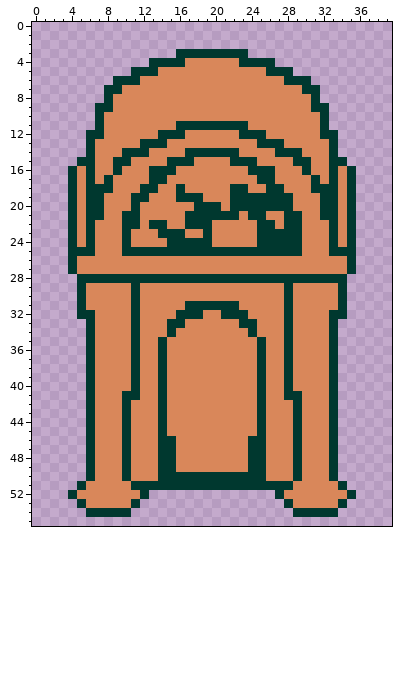
Pixel-art sprite -- assets/images/props/cafe/cafe-juke.png. That is the earlier state.
The file is 40x56 pixels.
After:
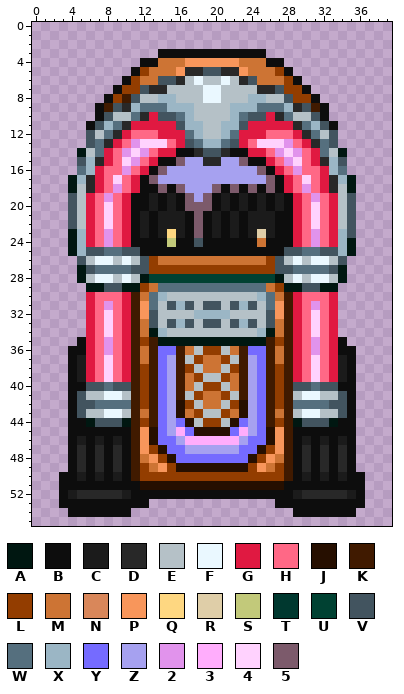
Palette (. is transparent): A #001711  B #0d0d0d  C #1b1b1b  D #282828  E #b5c1c7  F #eaf8ff  G #e01941  H #ff6886  J #260f00  K #401a00  L #933d00  M #cd7434  N #d9875a  P #f8965b  Q #fed781  R #dfcea8  S #c2c97a  T #00382f  U #004132  V #42545f  W #556f7e  X #9bb6c5  Y #756bff  Z #a6a1f0  2 #e193ec  3 #ffadfc  4 #ffd2fe  5 #7c5a6b
The edit:
Changed rows in their new state; - is an unchanged pixel.
first column x 3:
 3 -----------BBBBBBBBBBBB-----------
 4 ---------BBMMMPPPPPPMMMBB---------
 5 --------BLMMMPDDVVDDPMMMLB--------
 6 ------.BLMMVVDEFEEFEDVMMMLB.------
 7 -----.BLLVDDEEEEFFEEEEDDVLLB.-----
 8 -----BLKVEEXXEEEFFEEEXXEEVLLB-----
 9 ----BKVDXWWWXXXEEEEXXXWWWXDVKB----
10 ----BVEEWDGVVWXEEEEXWVVGDWEEVB----
11 ---BVXWDGGGGGVXXEEXXVGGGGGDWXVB---
12 ---VEWDGHHHGGGWXEEXWGGGHHHGDWEV---
13 ---VWDGH2444HGVWXXWVGH4442HGDWV---
14 --AEWGH242HGGBBDVVDBBGGH242HGWEA--
15 --VXDGH42HGBB5ZZDDZZ5BBGH24HGDXV--
16 -.WXGHH2HGB5ZZZZZZZZZZ5BGH2HHGXW.-
17 -AXDGH4HGB5ZZZZZZZZZZZZ5BGH4HGDXA-
18 -AEDGH2HGBB5B5ZZZ5B5B5B5BGH2HGDEA-
19 -VEGH2HGBBCBCB5Z5BCBCBCBCBGH2HGEV-
20 -VEGH4HGBBCBCB555BCBCBCBCBGH4HGEV-
21 -VEGH4HGBCBCCCB5BCBCBCCCBBGH4HGEV-
22 -VEGH4HGBCBCCCB5BCBCBCCCBBGH4HGEV-
23 -AXGH2HGBCBCQCB5BCBCBCRCBBGH2HGXV-
24 -AXGH2HGBBBBSBBVBBBBBBMBBBGH2HGXA-
25 -AXVVWWVVBBBBBBBBBBBBBBBBVVWWVVXA-
26 -.VEFFEFEVLMMMMMMMMMMMMLVEFEFFEV.-
27 -.AVWWWWVVLLLLLLLLLLLLLLVVWWWWVA.-
28 --AEFFEFEAUUUUUUUUUUUUUUAEFEFFEA--
29 --.AAVVAALMWWWWWWWWWWWWMLAAVVAA.--
30 --.GHHHGKMWXEEEEEEEEEEXWMKGHHHG.--
31 --.GH2HGKPWEVXVEVVEVXVEWPKGH2HG.--
32 --.GH4HGKPVEEEEXXXXEEEEVPKGH4HG.--
33 ---GH4HGKMVEVXVEVVEVXVEVMKGH4HG---
34 ---GH4HGKMAXEEEEEEEEEEXAMKGH4HG---
35 --BGH2HGKLKAAAAAAAAAAAAKLKGH2HGB--
36 -BBGH2HGKMKYYKMELLEMKYYKMKGH2HGBB-
37 -BCGH4HGKMKYZKELMMLEKZYKMKGH4HGCB-
38 -BCGH4HGKLKYZKLEMMELKZYKLKGH4HGCB-
39 -BCGH4HGKLKYZKMLEELMKZYKLKGH4HGCB-
40 -BBVVWVVKLKYZKMELLEMKZYKLKVVWVVBB-
41 -BVEEFFEKLKYZKELMMLEKZYKLKEFFEEVB-
42 -BVVWWWWKLKYZJLEMMELJZYKLKWWWWVVB-
43 -BVEEFFEKMKYZJMLEELMJZYKMKEFFEEVB-
44 -BBAVVVAKLKYZYJELLEJYZYKLKAVVVABB-
45 -BBBBBBBKPJYZ3YJJJJY3ZYJPKBBBBBBB-
46 -BCBCBCBKPJYYZ333333ZYYJPKBCBCBCB-
47 -BDBDBDBKPLJYYZZZZZZYYJLPKBDBDBDB-
48 -BDBDBDBKMPLJYYYYYYYYJLPMKBDBDBDB-
49 -BDBDBDBKLMPLJJJJJJJJLPMLKBDBDBDB-
50 BBCBCBCBKLLLLLLLLLLLLLLLLKBCBCBCBB
51 BBBBBBBBBJJJJJJJJJJJJJJJJBBBBBBBBB
52 BCDDDDDCBBBBBBBBBBBBBBBBBBCDDDDDCB
53 BBBBBBBBBB--------------BBBBBBBBBB
54 -BBBBBBB------------------BBBBBBB-
